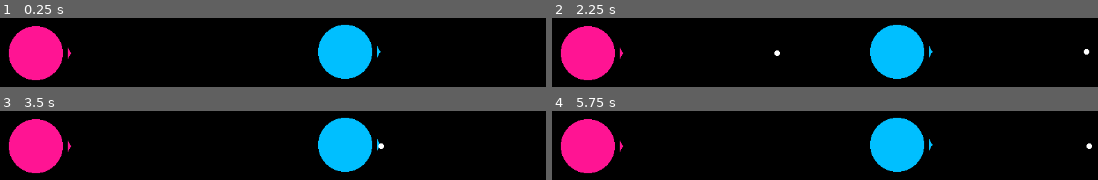
Above: before the commit, frames 1-4 (two rows, left to right).
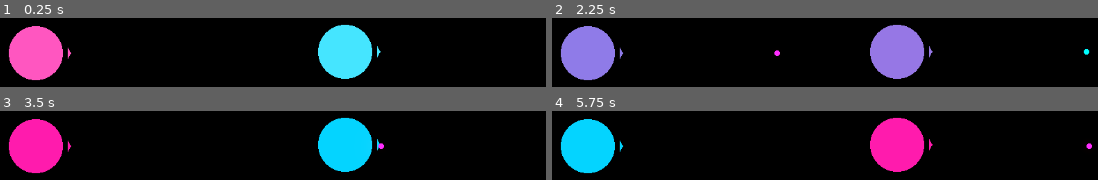
Above: after the commit, the same moments.

Repository: Kiryume/now-there-are-two
Game: Godot game, scene res://main.tscn
Two runs of this game, one before a commit and one after it. Both use one fixed random seed, a clock stepped at 60 frames per second and the inputs below.
Inputs:
- Up to frame 1 (0.25 s): no input
- Up to frame 2 (2.25 s): tap Space (swap_sides, bound only after the commit) at 0.6, 1.35, 2.1 s
- Up to frame 3 (3.5 s): tap Space (swap_sides, bound only after the commit) at 2.85 s
- Up to frame 4 (5.75 s): tap Space (swap_sides, bound only after the commit) at 3.6, 4.35, 5.1 s

The runs differ from the first frame. In frame 1, 12% of the frame differs, in the area x 1-70%, y 10-90%; in frame 2, 13%, in the area x 1-99%, y 10-90%; in frame 3, 6.1%; in frame 4, 13%.

Commit message:
pretty colors

Diff:
--- a/Enemies/enemy.gd
+++ b/Enemies/enemy.gd
@@ -9,6 +9,7 @@
 
 func _ready():
 	players = PlayerList.players
+	$ColorRect.color = Color.YELLOW*1.15
 
 func _physics_process(delta: float) -> void:
 	var player1: Player = players[0]
--- a/Player/Bullets/base_projectile.gd
+++ b/Player/Bullets/base_projectile.gd
@@ -1,8 +1,12 @@
 class_name BaseProjectile
 extends Area2D
 
+@onready
+var text : ColorRect = $ColorRect
+
 var direction: Vector2 = Vector2.UP
 var lifetile_seconds = 5.0
+
 
 const PROJECTILE_SPEED = 900.
 
--- a/Player/Player.gd
+++ b/Player/Player.gd
@@ -7,6 +7,8 @@
 @export
 var player_select := "left"
 
+@export
+var color_lerp_speed := 5.0
 
 @onready
 var text : ColorRect = $Texture
@@ -16,19 +18,21 @@
 
 var target_color: Color
 
-func _ready():
-	if player_select == "left":
-		target_color = Color.DEEP_PINK
-	else:
-		target_color = Color.DEEP_SKY_BLUE
 
-	text.color = target_color
-	muzzle_text.color = target_color
 
 const MAX_COLLISION_COUNT = 10
 
 func take_collision_dmg(enemy: Enemy):
 	pass
+
+func _process(delta: float) -> void:
+	if player_select == "left":
+		target_color = Color.DEEP_PINK * 1.15
+	else:
+		target_color = Color.DEEP_SKY_BLUE * 1.15
+	text.color = text.color.lerp(target_color, delta * color_lerp_speed)
+	muzzle_text.color = muzzle_text.color.lerp(target_color, delta * color_lerp_speed)
+
 
 func _physics_process(_delta: float) -> void:
 	var prefix = player_select
--- a/Player/bullets.gd
+++ b/Player/bullets.gd
@@ -7,3 +7,4 @@
 	var child: BaseProjectile = bullet_scene.instantiate() as BaseProjectile
 	owner.owner.add_child(child)
 	child.transform = global_transform
+	child.text.color = (owner as Player).target_color * 2
--- a/main.tscn
+++ b/main.tscn
@@ -6,6 +6,11 @@
 [ext_resource type="PackedScene" uid="uid://w2su3uda5cm" path="res://Enemies/Enemy.tscn" id="2_1bvp3"]
 [ext_resource type="Script" uid="uid://buw4bcy01nfq1" path="res://player_manager.gd" id="5_7mycd"]
 [ext_resource type="Script" uid="uid://c3d4xvna50ase" path="res://enemies.gd" id="5_lquwl"]
+
+[sub_resource type="Environment" id="Environment_7mycd"]
+background_mode = 3
+glow_enabled = true
+glow_blend_mode = 0
 
 [node name="Node2D" type="Node2D"]
 script = ExtResource("1_h2yge")
@@ -32,4 +37,7 @@
 position = Vector2(200, 0)
 player_select = "right"
 
+[node name="WorldEnvironment" type="WorldEnvironment" parent="."]
+environment = SubResource("Environment_7mycd")
+
 [connection signal="timeout" from="EnemySpawnTimer" to="Enemies" method="_on_enemy_spawn_timer_timeout"]
--- a/player_manager.gd
+++ b/player_manager.gd
@@ -6,6 +6,10 @@
 @onready
 var player2: Player = $Player2
 
+
 # Called every frame. 'delta' is the elapsed time since the previous frame.
 func _process(delta: float) -> void:
-	pass
+	if Input.is_action_just_pressed("swap_sides"):
+		var temp = player1.player_select
+		player1.player_select = player2.player_select
+		player2.player_select = temp
--- a/project.godot
+++ b/project.godot
@@ -69,6 +69,12 @@
 , Object(InputEventJoypadMotion,"resource_local_to_scene":false,"resource_name":"","device":-1,"axis":3,"axis_value":1.0,"script":null)
 ]
 }
+swap_sides={
+"deadzone": 0.2,
+"events": [Object(InputEventJoypadButton,"resource_local_to_scene":false,"resource_name":"","device":-1,"button_index":10,"pressure":0.0,"pressed":false,"script":null)
+, Object(InputEventKey,"resource_local_to_scene":false,"resource_name":"","device":0,"window_id":0,"alt_pressed":false,"shift_pressed":false,"ctrl_pressed":false,"meta_pressed":false,"pressed":false,"keycode":0,"physical_keycode":32,"key_label":0,"unicode":0,"location":0,"echo":false,"script":null)
+]
+}
 
 [layer_names]
 
@@ -76,4 +82,5 @@
 
 [rendering]
 
+viewport/hdr_2d=true
 environment/defaults/default_clear_color=Color(0, 0, 0, 1)
Not shown: 1 places in main.tscn that only renumber resources
